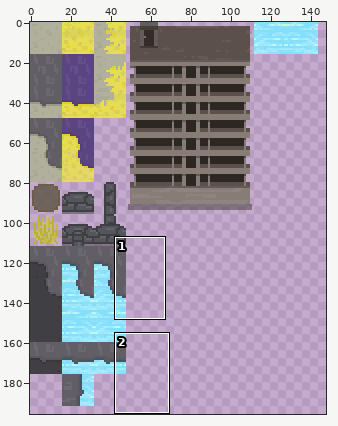
Two versions of one sprite sheet, assets/textures/tileset/lumino_demo_tileset.png. The first picture is a wide view before the edit; the outline marks the close-up.
Close-up. Old version:
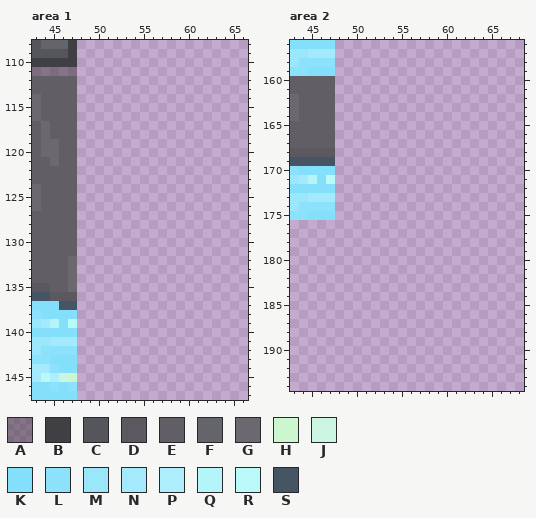
The file is 256x256 pixels. Pixels under 10% opacity are left out. Colours within 5 levels of each other are drawn and written as one. Shown: area 1: x 43..66, y 108..147; area 2: x 43..68, y 156..194. The wide view leaves out empty margins. The commit also changed other parts of the picture, which this record leaves out.
Palette (. is transparent): A #26222065  B #404044  C #55565b  D #5b5860  E #615e66  F #64656b  G #6b6870  H #ccf6cd  J #cbf5e1  K #84dffb  L #8de2fb  M #9ae6fb  N #a5eafc  P #adeefc  Q #b4f5fa  R #baf9f9  S #465563
Pixels before, area 1, first column x 43:
108 CFFFB
109 CCCCB
110 BBBBB
111 AAAAA
112 EEEEE
113 EEEEE
114 GEEEE
115 GEEEE
116 GEEEE
117 EGEEE
118 EGEEE
119 EGGEE
120 EGGEE
121 EEGEE
122 EEEEE
123 EEEEE
124 GEEEE
125 GEEEE
126 GEEEE
127 EEEEE
128 EEEEE
129 EEEEE
130 EEEEE
131 EEEEE
132 EEEEG
133 EEEEG
134 EEEEG
135 DDEEG
136 SSDDD
137 KKKSS
138 LKKKK
139 MNQKR
140 KKKKK
141 MMNNN
142 MLLLL
143 LLKKK
144 NNLKK
145 NRPJH
146 KKLKL
147 KKKKK
Pixels before, area 2, first column x 43:
156 KKKKK
157 MMNNN
158 MLLLL
159 LLKKK
160 EEEEE
161 EEEEE
162 GEEEE
163 GEEEE
164 GEEEE
165 EEEEE
166 EEEEE
167 EEEEE
168 DDDDD
169 SSSSS
170 LKKKK
171 MNQKR
172 KKKKK
173 MMNNN
174 MLLLL
175 LLKKK
Once edited:
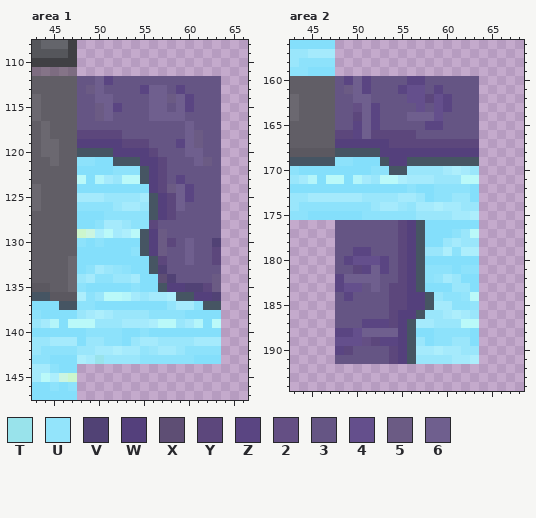
Colours new in this view: T #99e3eb  U #93e4fb  V #514275  W #54407c  X #5e4e74  Y #5c477c  Z #5a4582  2 #644f84  3 #655584  4 #644f8c  5 #6b5b84  6 #6f5f8e
Change:
Changed rows in their new state; - is an unchanged pixel.
Area 1:
first column x 48:
112 336Z333333333333
113 3563333Z663Z3333
114 336633336656Z333
115 3356Z3336636Z333
116 3356333366663333
117 3333333333336333
118 YYYYY33333336533
119 WWWWWYYY333Z6533
120 SSSSWWWWY3336633
121 LLKKSSSWWY333653
122 KKKKLLLSWY333333
123 RKQNMRRSWY3Z3333
124 KKKKKKKKWY56Z333
125 NNNMMMMNSWY6Z333
126 LLLLMNNMSWY63333
127 KKKLLLLLSWY33333
128 KKLNNMLLY3333333
129 HJPRNPRSW5333333
130 LKLKKKKSW5Y3633V
131 KKKKKKLSW533633Y
132 KKKKKKKKSY33633Y
133 KLNMULKKSV333333
134 MNLLMMNKKXV33335
135 LKKKKKLKKSWWVVY5
136 PLMRRQNMNNPSSWWV
137 LLKKKKKKKKUNNLSS
138 MNPNMMMMLLLLKKKK
139 RRMMMNNNPRRMNQKR
140 KLLLLKKLKKKKKKKK
141 KMMLLKMNNMMMMNNN
142 MMNNPNNUMNNMLLLL
143 PNTMMMMLLLLLLKKK
Area 2:
first column x 48:
160 3Z6Z3333ZZ333333
161 356Z333Z443Z3333
162 3366333344Y4Z333
163 3326Z3333434Z333
164 33Y6Z33366643333
165 33Z6Z33333ZZ3333
166 YYZ6YYYYY3333333
167 WWWWWWYYYYYYYYYY
168 SSSSSWWWWWWWWWWW
169 LLKKKSWWSSSSSSSS
170 KKKKLLSSMMMMNPNM
171 RKQNMRRPNNNMMMRR
172 KKKKKKKKLKKLLLLK
173 NNNMMMMNNMKLLMMK
174 LLLLMNNMUNNPNNMM
175 KKKLLLLLLMMMMNNP
176 3333333YWSKKKKKK
177 3333333YWSKKKLMR
178 3333333YWSKKMNMM
179 33ZZ333YWSMMPLPP
180 3Z444Z3YWSKKKKKK
181 33YZ6Z3YWSLLLKLL
182 Z666633YWSLUNMKK
183 Z44363YYWSKKKMMK
184 3Z3333YYWWSMLLUR
185 333333YYWWSNNLLU
186 333333YWWSMMNPNM
187 333ZZZYWSNNMMMRR
188 ZZ46666WSKKLLLLK
189 4442YZZWSMKLLMMK
190 ZY3333YWSNNPNNMM
191 333333YWSMMMMNNP
Boxes around the changes in both close-ups, in picture pixels (x1, y1, x2, y2):
added: (77, 76, 221, 364)
added: (335, 76, 479, 364)
